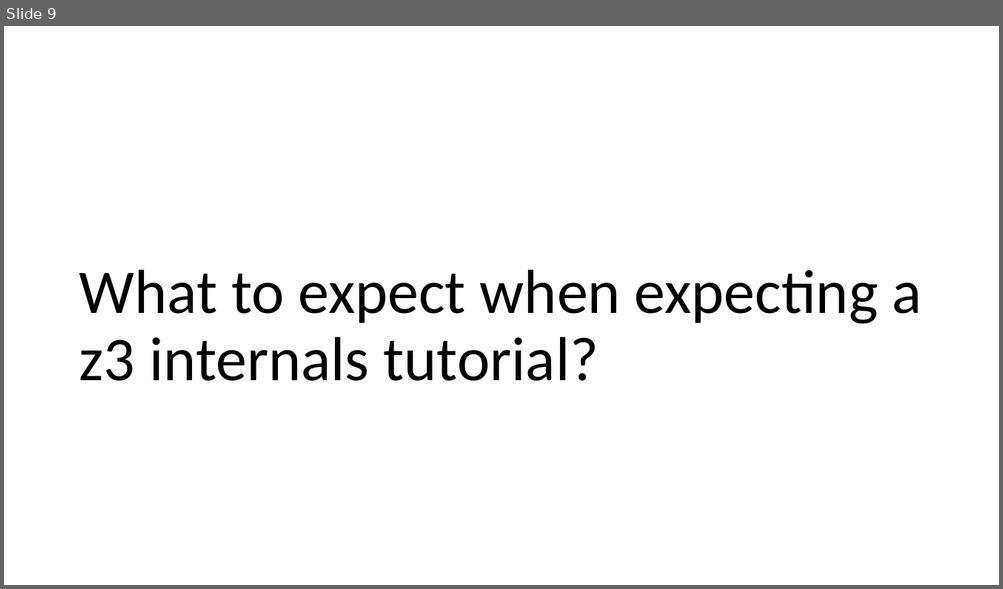
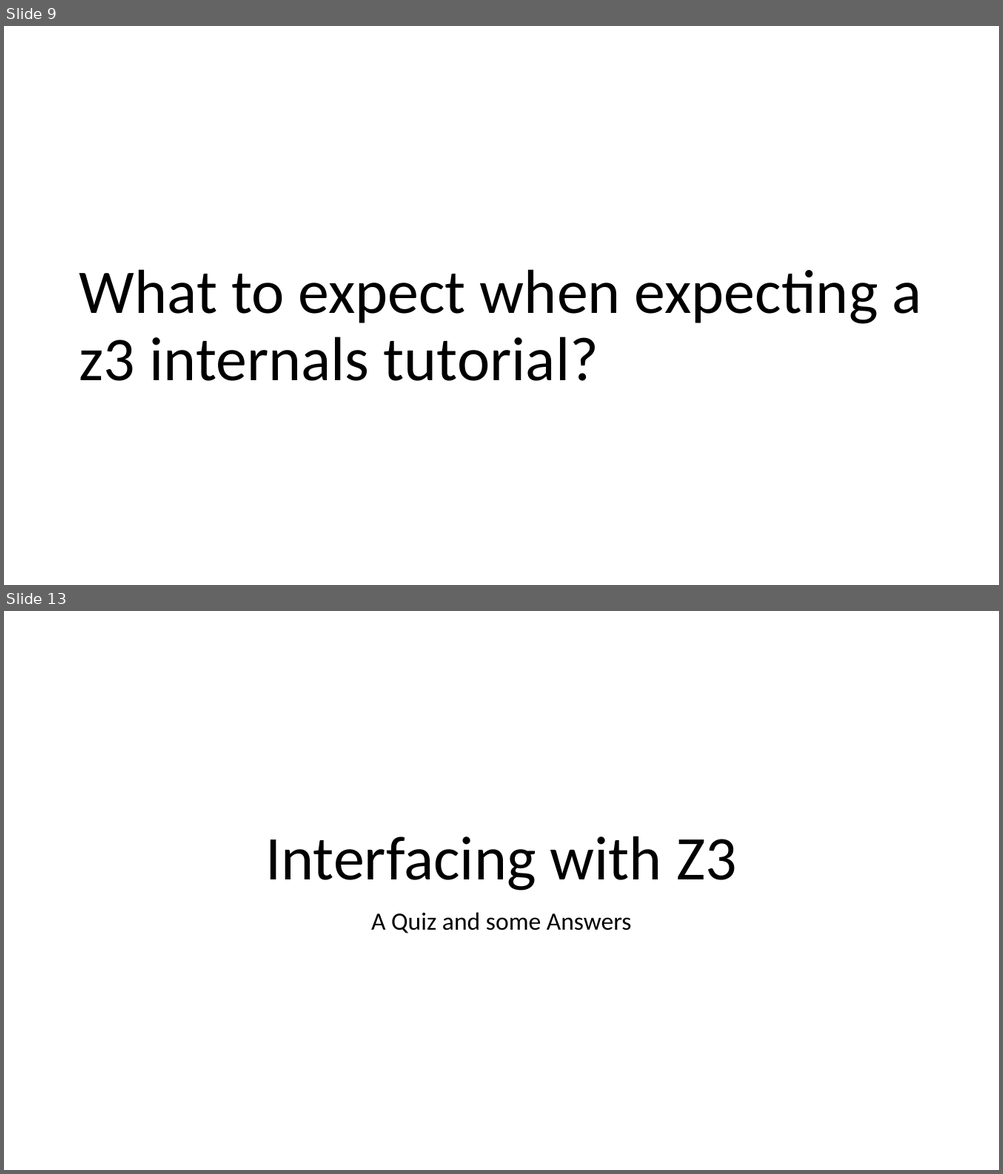
Before and after one commit to Z3Prover/doc, a slide deck: internals/tutorial/z3internals.pptx. Shown one above the other, each under a label of ours: slide 9 before the commit, slides 9 and 13 after it; the slides between them are not shown. The pictures are 1003x589 and 1003x1174 pixels, drawn with LibreOffice and Linux fonts; fonts in the diff are those of the drawing. Boxes give left, top, right and bottom in pixels: in the first picture for what was removed or moved away, otherwise in the second. Text is boxed around its words. In the diff, an @@ line names an element or a change of style, - is before the commit and + after.

```diff
--- a/internals/tutorial/z3internals.pptx
+++ b/internals/tutorial/z3internals.pptx
@@ slide 13 added at (x1=4, y1=611, x2=999, y2=1170), background #FFFFFF @@
@@ title added at (x1=265, y1=836, x2=737, y2=891), 60 pt, text #000000 @@
+Interfacing with Z3
@@ subtitle added at (x1=371, y1=912, x2=632, y2=934), 24 pt, text #000000 @@
+A Quiz and some Answers
```
Also in this commit, not shown: 10 other slides added.
